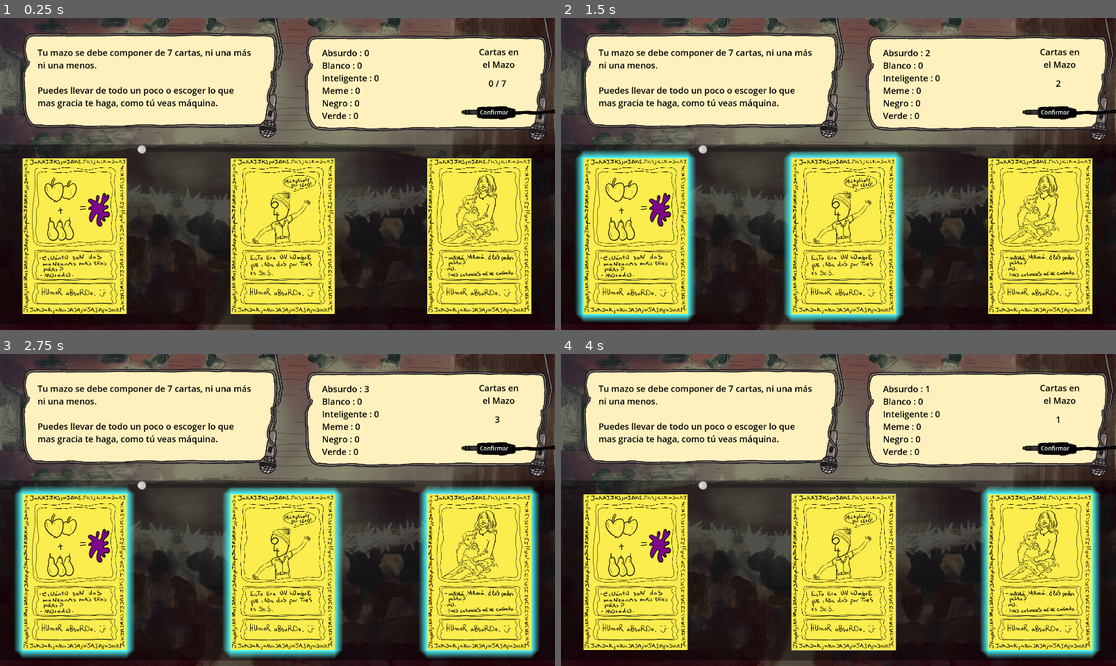
Above: before the commit, frames 1-4 (two rows, left to right).
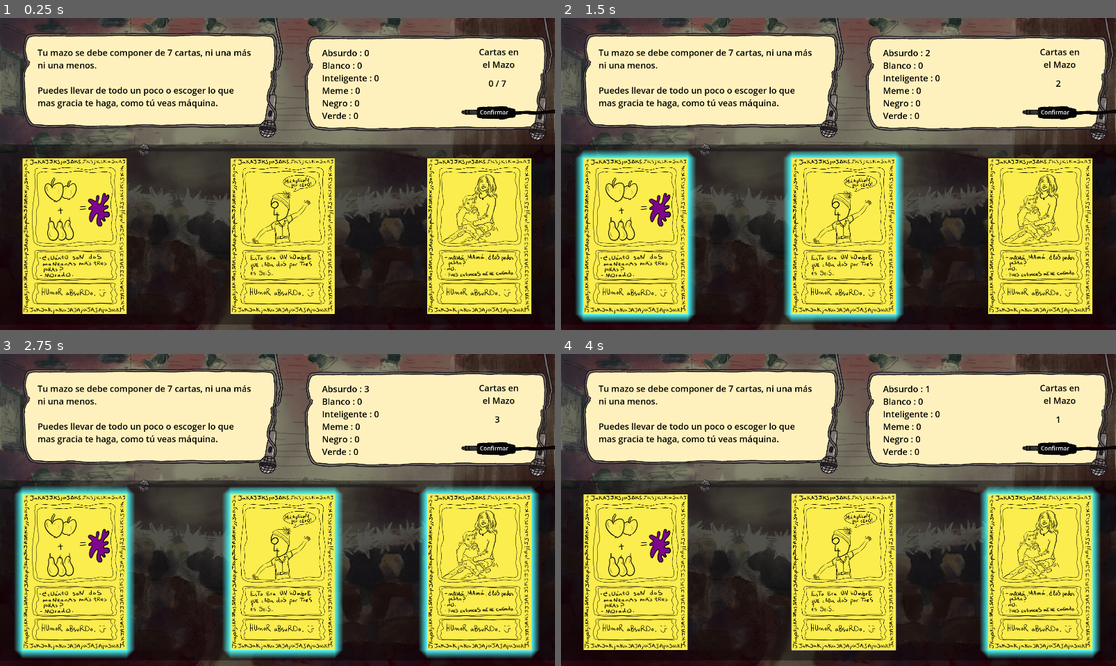
Above: after the commit, the same moments.

Repository: josediazerm/MakeMeLaugh
Game: Godot game, scene res://Scenes/DeckCreator/deck_creator.tscn
Same seed, same stepped clock (60 frames per second), same inputs: the game is played once before the commit and once after it. The project has no main scene, so this scene is started directly.
Inputs (mouse positions are in pixels of both pictures, inside the frame that each line leads up to):
- Up to frame 1 (0.25 s): no input
- Up to frame 2 (1.5 s): click (633, 236) at 0.5 s; click (844, 236) at 1.25 s
- Up to frame 3 (2.75 s): click (477, 572) at 2 s
- Up to frame 4 (4 s): click (633, 572) at 2.75 s; click (844, 572) at 3.5 s

The runs differ from the first frame. In frame 1, less than 0.1% of the frame differs, in the area x 24-71%, y 40-45%; in frame 2, less than 0.1%; in frame 3, less than 0.1%; in frame 4, less than 0.1%.

Commit message:
Added more UI

Diff:
--- a/Make Me Laugh/Scenes/DeckCreator/deck_creator.tscn
+++ b/Make Me Laugh/Scenes/DeckCreator/deck_creator.tscn
@@ -21,6 +21,7 @@
 [ext_resource type="Texture2D" uid="uid://dwuc4sw5m4xx3" path="res://Sprites/Cards/Verde_1.png" id="18_acf8s"]
 [ext_resource type="Texture2D" uid="uid://jhyuhm162bnp" path="res://Sprites/Cards/Verde_2.png" id="19_vt4dx"]
 [ext_resource type="Texture2D" uid="uid://bdpwa1bodjoyo" path="res://Sprites/Cards/Verde_3.png" id="20_awsa6"]
+[ext_resource type="Texture2D" uid="uid://chxnwp0wgwfw5" path="res://Sprites/UI/Micro.png" id="21_p00cd"]
 
 [sub_resource type="StyleBoxFlat" id="StyleBoxFlat_22la8"]
 bg_color = Color(0, 0, 0, 0.396078)
@@ -380,11 +381,15 @@
 
 [node name="HSlider" type="HSlider" parent="Control"]
 layout_mode = 0
-offset_left = 475.0
-offset_top = 439.0
-offset_right = 956.0
-offset_bottom = 455.0
-scale = Vector2(2, 2)
+offset_left = 497.0
+offset_top = 430.0
+offset_right = 1225.0
+offset_bottom = 470.0
+scale = Vector2(1.3, 1.3)
+theme_override_constants/center_grabber = -1
+theme_override_icons/grabber = ExtResource("21_p00cd")
+theme_override_icons/grabber_highlight = ExtResource("21_p00cd")
+theme_override_icons/grabber_disabled = ExtResource("21_p00cd")
 
 [node name="DataManager" parent="Control" instance=ExtResource("3_dtjdx")]
 
Not shown: 1 places in Make Me Laugh/Scenes/DeckCreator/deck_creator.tscn that only renumber resources
Binary file changed: Make Me Laugh/Sprites/Background/BG_Unfilled_Mics.png
Binary file added: Make Me Laugh/Sprites/UI/Dropdown.png
Not shown, added: Make Me Laugh/Sprites/UI/Dropdown.png.import
Binary file added: Make Me Laugh/Sprites/UI/Micro.png
Not shown, added: Make Me Laugh/Sprites/UI/Micro.png.import
Not shown: 1 places in Make Me Laugh/Theme/Game_Theme.tres that only renumber resources
